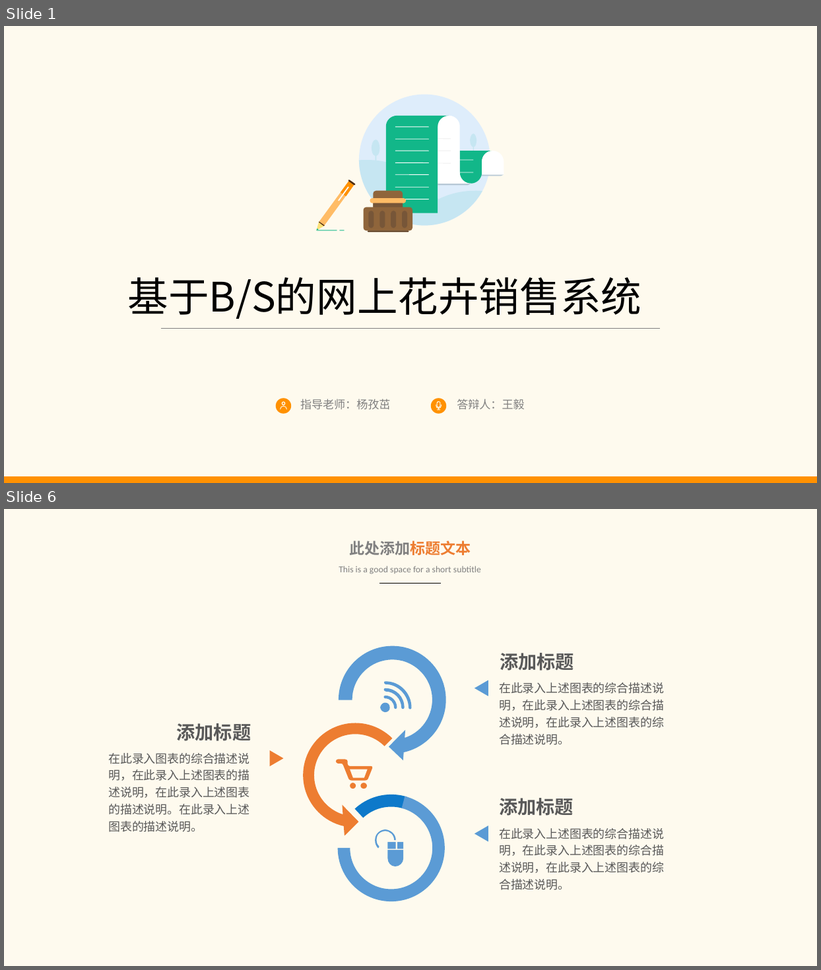
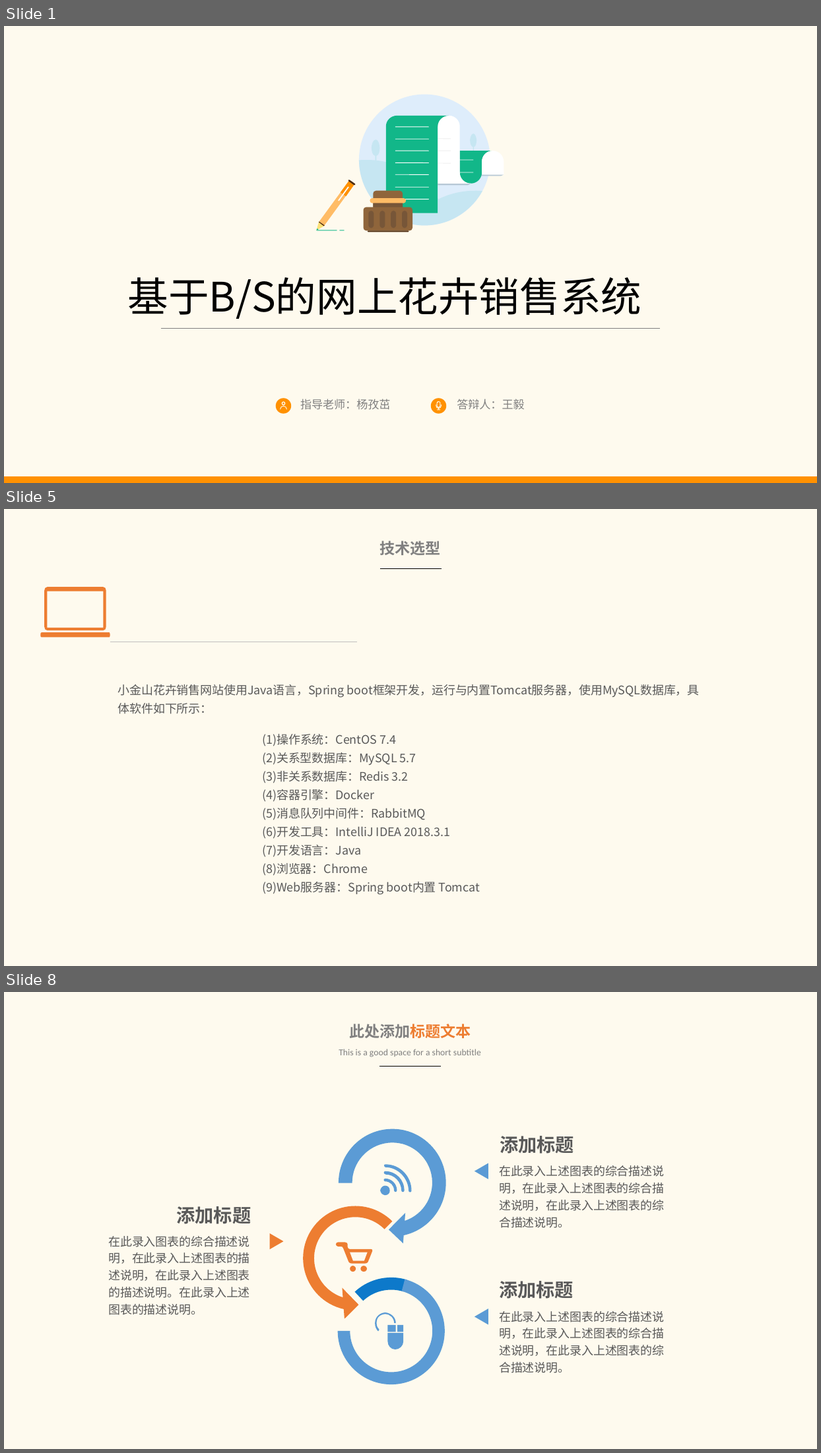
Before and after one commit to king1314okok/littlejsDesign, a slide deck: littleJS/论文/021115213 王毅 答辩PPT.pptx. Shown one above the other, each under a label of ours: slides 1 and 6 before the commit, slides 1, 5 and 8 after it; the slides between them are not shown. The pictures are 821x970 and 821x1453 pixels, drawn with LibreOffice and Linux fonts; fonts in the diff are those of the drawing. Boxes give left, top, right and bottom in pixels: in the first picture for what was removed or moved away, otherwise in the second. Text is boxed around its words. In the diff, an @@ line names an element or a change of style, - is before the commit and + after.

```diff
--- a/littleJS/论文/021115213 王毅 答辩PPT.pptx
+++ b/littleJS/论文/021115213 王毅 答辩PPT.pptx
@@ slide 5 added at bbox=[4, 509, 817, 966], background #FEFAEE @@
@@ text added at bbox=[380, 541, 441, 555], 13.5 pt, text #808080, bold @@
+技术选型
@@ freeform shape added at bbox=[40, 587, 110, 638], fill #ED7D31 @@
@@ line added from (380, 568) to (442, 568), #000000 0.5 pt @@
@@ line added from (110, 642) to (358, 642), #BFBFBF 0.5 pt @@
@@ text added at bbox=[118, 685, 700, 714], 10.5 pt, text #595959 @@
+小金山花卉销售网站使用Java语言，Spring boot框架开发，运行与内置Tomcat服务器，使用MySQL数据库，具体软件如下所示：
@@ text added at bbox=[262, 734, 480, 895], 10.5 pt, text #595959 @@
+(1)操作系统：CentOS 7.4
+(2)关系型数据库：MySQL 5.7
+(3)非关系数据库：Redis 3.2
+(4)容器引擎：Docker
+(5)消息队列中间件：RabbitMQ
+(6)开发工具：IntelliJ IDEA 2018.3.1
+(7)开发语言：Java
+(8)浏览器：Chrome
+(9)Web服务器：Spring boot内置 Tomcat
@@ what was slide 6 is now slide 8 @@
```
Also in this commit, not shown: 3 slides changed, 3 other slides added, 2 slides removed, 1 other file.
